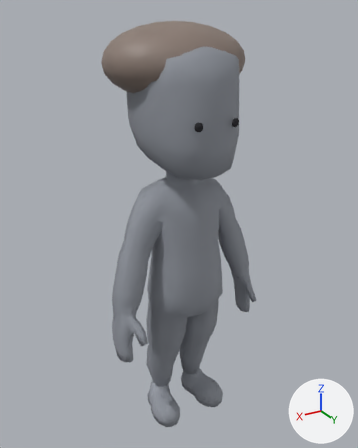
What one commit did to the glTF model unity/Assets/Art/EarlyGame/staff-kit/staff-researcher-idle.glb.
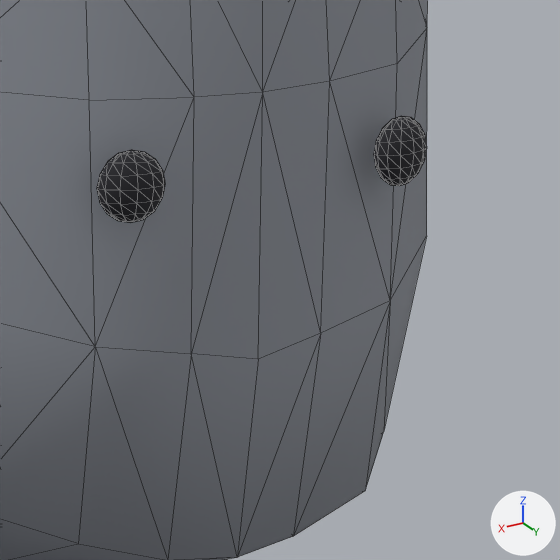
The first picture shows the older version from a 50 mm lens placed at (1.022, 1.971, 1.804), pointed at (-0.011, 0.25, 0.943). The close-ups show the older and then the newer version on the part from 51% to 72% of the width and 23% to 40% of the height of that picture. Only the edits that show in the close-ups are written down. The axes (+X, +Y, +Z) are drawn at lower right. The lights are the same throughout. The close-ups show mesh edges as thin lines. Where no turn or scale is listed for an object, it has been applied to the vertices.

Objects in the first close-up: 'FounderEye_L', 'FounderEye_R', 'KenneyResearcherStock'.
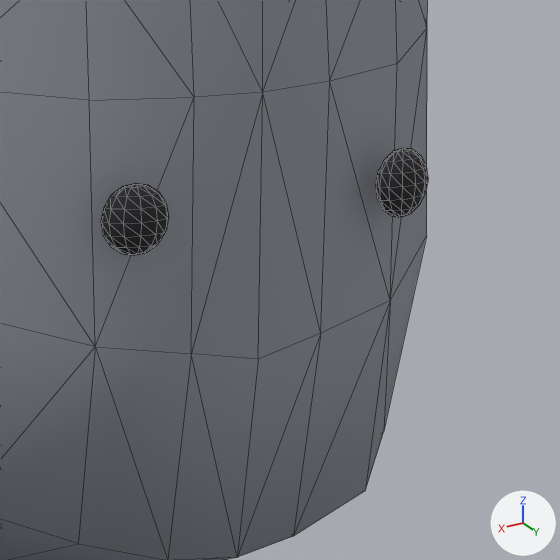
Changed parts and their boxes (x1, y1, x2, y2) in the close-ups (560 x 560 px):
'FounderEye_L', moved
    before: (97, 150, 165, 223)
    after: (101, 183, 169, 255)
'FounderEye_R', moved
    before: (374, 116, 427, 186)
    after: (376, 148, 428, 217)

What changed in the scene script:
```text
Change ob_foundereye_l:
    ob_foundereye_l.location: (0.0794, 0.5345, 1.4321) -> (0.0776, 0.5356, 1.4165)
Change ob_foundereye_r:
    ob_foundereye_r.location: (-0.0781, 0.5349, 1.4321) -> (-0.0798, 0.5351, 1.4165)
```
